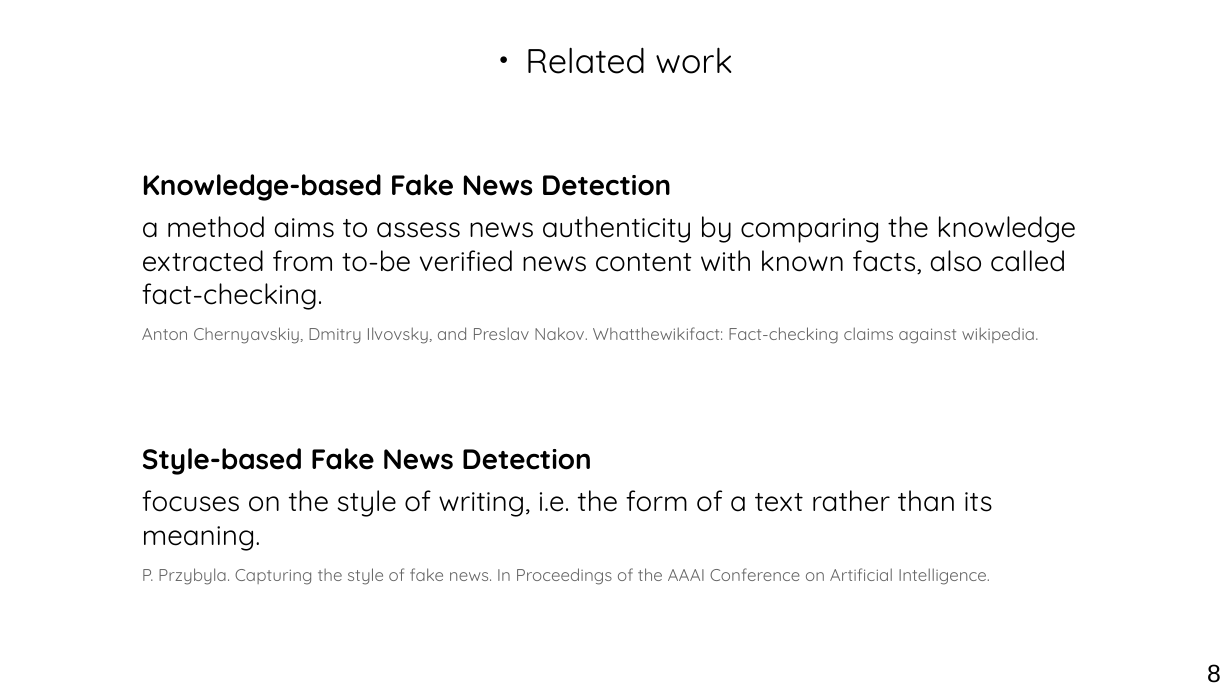
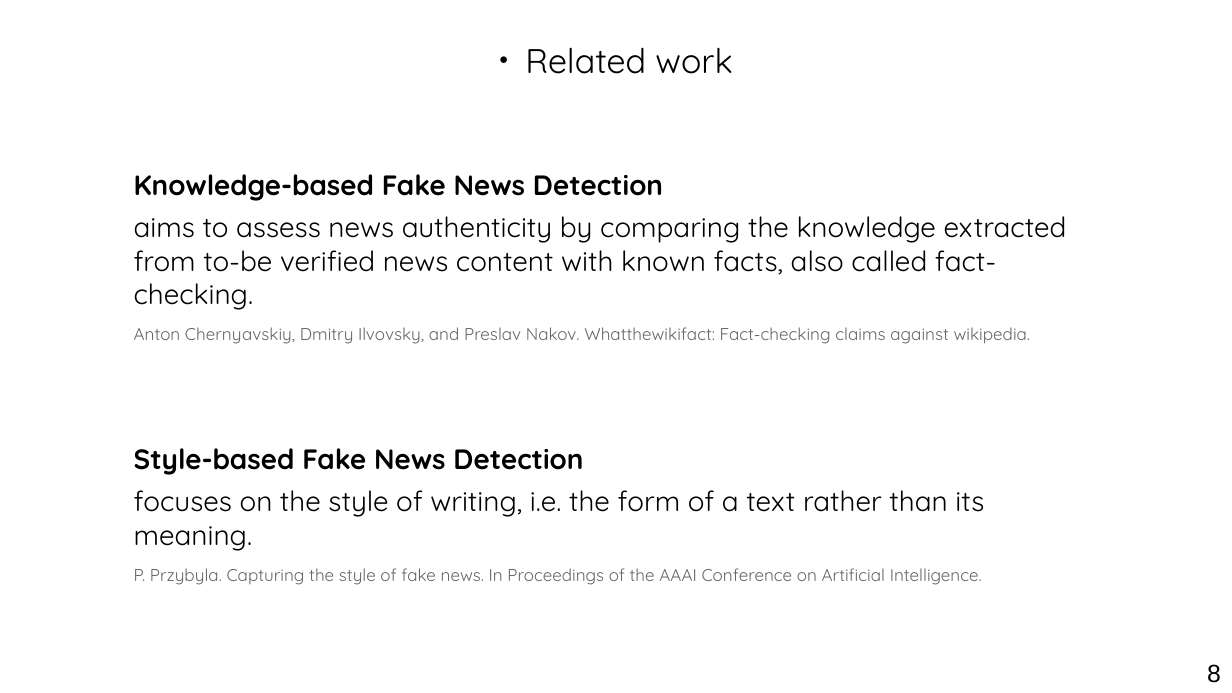
Before and after one commit to othmanelhoufi/LM-for-FactChecking, a slide deck: slide 8 of presentation/NLP_fact_checking.odp. Drawn at 1232x693 pixels with LibreOffice and Linux fonts; fonts in the diff are those of the drawing. Boxes give left, top, right and bottom in pixels: in the first picture for what was removed or moved away, otherwise in the second. Text is boxed around its words. In the diff, an @@ line names an element or a change of style, - is before the commit and + after.

Commit message:
writing presentation

```diff
--- a/presentation/NLP_fact_checking.odp
+++ b/presentation/NLP_fact_checking.odp
@@ text "Knowledge-based Fake News Detection": place and size @@
-text "Knowledge-based Fake News Detection" at bbox=[142, 174, 1076, 585]
+text "Knowledge-based Fake News Detection" at bbox=[134, 174, 1067, 585]
@@ text at bbox=[134, 216, 1067, 310]: text changed @@
-a method aims to assess news authenticity by comparing the knowledge extracted from to-be verified news content with known facts, also called fact-checking.
+aims to assess news authenticity by comparing the knowledge extracted from to-be verified news content with known facts, also called fact-checking.
```
Also in this commit, not shown: 8 other slides changed, 5 slides added, 3 slides removed, 32 other files.
